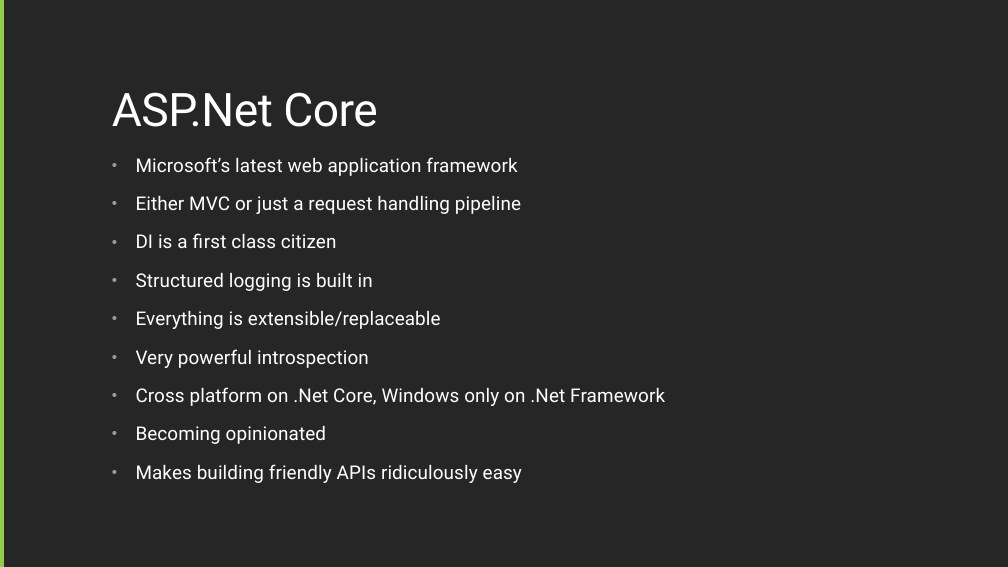
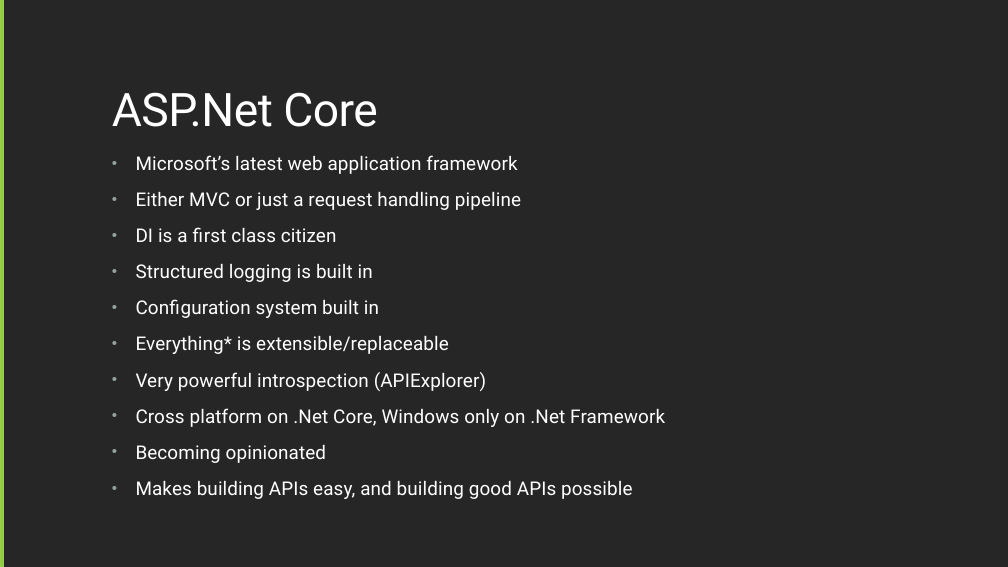
Before and after one commit to kevbry/TechTalksApril25, a slide deck: slide 6 of BuildingFunAPIs.pptx (slide 5 before the commit). Drawn at 1008x567 pixels with LibreOffice and Linux fonts; fonts in the diff are those of the drawing. Boxes give left, top, right and bottom in pixels: in the first picture for what was removed or moved away, otherwise in the second. Text is boxed around its words. In the diff, an @@ line names an element or a change of style, - is before the commit and + after.

```diff
--- a/BuildingFunAPIs.pptx
+++ b/BuildingFunAPIs.pptx
@@ text at box(136, 155, 665, 463): line spacing 0.95 to 0.85 @@
@@ text at box(136, 299, 486, 391): text changed @@
-• Everything is extensible/replaceable
-• Very powerful introspection
+• Configuration system built in
+• Everything* is extensible/replaceable
+• Very powerful introspection (APIExplorer)
@@ text at box(136, 481, 632, 499): text changed @@
-• Makes building friendly APIs ridiculously easy
+• Makes building APIs easy, and building good APIs possible
```
Also in this commit, not shown: 4 other slides changed, 3 slides added, 1 slide removed, 16 other files.
